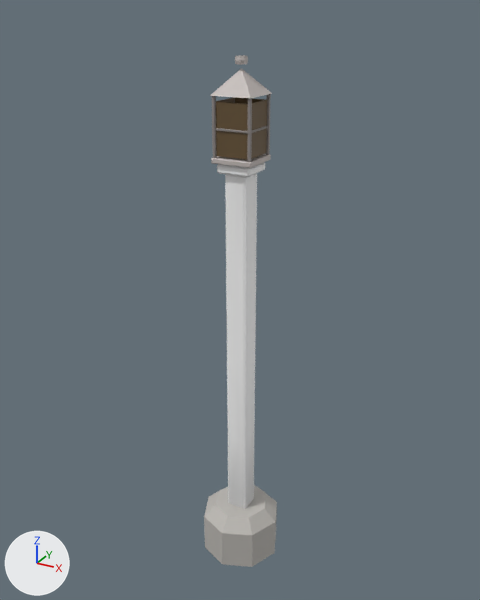
Two versions of the glTF model assets/models/town/lantern_post.glb, one commit apart.
The view is the same before and after, from a 50 mm lens placed at (1.73, -3.16, 3.26), pointed at (-0.04, 0.05, 1.66). The lights are fixed; the arrows at lower left show +X, +Y and +Z. The picture after the commit comes second. Vertices at exactly the same position are counted once.

Names of what the first picture shows: 'bar'.
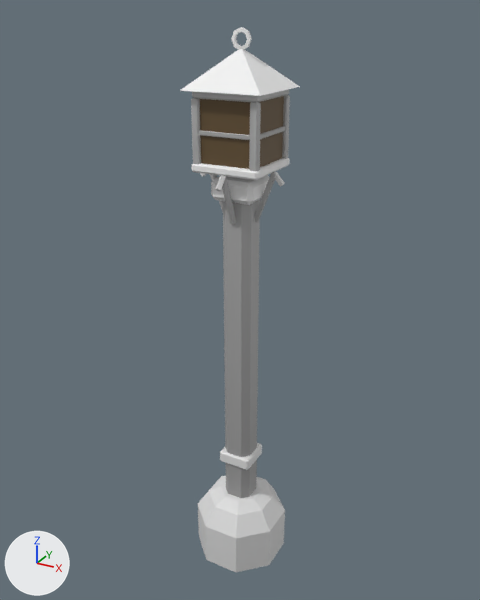
Pixel boxes (x1, y1, x2, y2) of what changed, in the pictures (480 x 600 px; the box of a moved part takes in the faces that stretch with it):
'bar', recoloured, reshaped (64% wider, 6% taller)
    before: (204, 55, 277, 567)
    after: (180, 27, 300, 572)
part 1 of me_cube_008, moved or reshaped
    before: (217, 162, 265, 177)
    after: (220, 443, 262, 470)
part 2 of me_cube_008, moved or reshaped
    before: (211, 154, 271, 168)
    after: (191, 158, 290, 180)
part 3 of me_cube_008, moved or reshaped
    before: (212, 96, 217, 158)
    after: (191, 98, 201, 164)
part 4 of me_cube_008, moved or reshaped
    before: (247, 98, 252, 162)
    after: (249, 102, 261, 171)
part 5 of me_cube_008, moved or reshaped
    before: (266, 94, 271, 155)
    after: (282, 95, 290, 159)
part 6 of me_cube_008, moved or reshaped
    before: (216, 128, 247, 134)
    after: (199, 130, 250, 140)
part 7 of me_cube_008, moved or reshaped
    before: (210, 68, 272, 98)
    after: (180, 49, 300, 96)
part 8 of me_cube_008, added
    after: (211, 175, 271, 205)
part 9 of me_cube_008, added
    after: (260, 96, 284, 167)
part 10 of me_cube_008, added
    after: (199, 99, 251, 169)
part 11 of me_cube_008, rebuilt
    before: (225, 173, 257, 509)
    after: (223, 200, 260, 498)
part 12 of me_cube_008, rebuilt (19% wider, 17% taller)
    before: (204, 485, 277, 567)
    after: (198, 476, 285, 572)
part 13 of me_cube_008, deleted
    before: (216, 55, 268, 159)
part 14 of me_cube_008, added
    after: (192, 27, 289, 225)

Edits to the bpy script that builds the scene:
```text
Change mat_layer_metal:
    where n0 = _N.new('ShaderNodeBsdfPrincipled'); n0.name = 'Principled BSDF'
    add n0.inputs[2].default_value = 0.45  # 'Roughness'
    remove n2 = _N.new('ShaderNodeMix'); n2.name = 'Mix'
    remove n2.data_type = 'RGBA'
    remove n2.blend_type = 'MULTIPLY'
    remove n2.inputs[0].default_value = 1.0  # 'Factor'
    remove n2.inputs[7].default_value = (0.55, 0.5, 0.48, 1.0)  # 'B', light grey #c4bcb8
    where n3 = _N.new('ShaderNodeVertexColor'); n3.name = 'Color Attribute'
    remove _L.new(n2.outputs[2], n0.inputs[0])  # 'Result' to 'Base Color'
    remove _L.new(n3.outputs[0], n2.inputs[6])  # 'Color' to 'A'
    add _L.new(n3.outputs[0], n0.inputs[0])  # 'Color' to 'Base Color'
Add mat_layer_linen_001:
    mat_layer_linen_001 = bpy.data.materials.new('layer_linen.001')
    # nodes: BsdfPrincipled, Mix, OutputMaterial, VertexColor
    # colours: pale yellow #ffffe7, mixed with the vertex colours
Add mat_layer_flagstone:
    mat_layer_flagstone = bpy.data.materials.new('layer_flagstone')
    mat_layer_flagstone.use_nodes = True; mat_layer_flagstone.node_tree.nodes.clear()
    _N = mat_layer_flagstone.node_tree.nodes; _L = mat_layer_flagstone.node_tree.links
    n0 = _N.new('ShaderNodeBsdfPrincipled'); n0.name = 'Principled BSDF'
    n1 = _N.new('ShaderNodeOutputMaterial'); n1.name = 'Material Output'
    n2 = _N.new('ShaderNodeVertexColor'); n2.name = 'Color Attribute'
    _L.new(n0.outputs[0], n1.inputs[0])  # 'BSDF' to 'Surface'
    _L.new(n2.outputs[0], n0.inputs[0])  # 'Color' to 'Base Color'
Add mat_layer_timber:
    mat_layer_timber = bpy.data.materials.new('layer_timber')
    mat_layer_timber.use_nodes = True; mat_layer_timber.node_tree.nodes.clear()
    _N = mat_layer_timber.node_tree.nodes; _L = mat_layer_timber.node_tree.links
    n0 = _N.new('ShaderNodeBsdfPrincipled'); n0.name = 'Principled BSDF'
    n1 = _N.new('ShaderNodeOutputMaterial'); n1.name = 'Material Output'
    n2 = _N.new('ShaderNodeVertexColor'); n2.name = 'Color Attribute'
    _L.new(n0.outputs[0], n1.inputs[0])  # 'BSDF' to 'Surface'
    _L.new(n2.outputs[0], n0.inputs[0])  # 'Color' to 'Base Color'
Change me_cube_008:
    remove me_cube_008.from_pydata(...)  # 525 vertices, 964 faces; spans x -0.26..0.26, y -0.26..0.26, z -0.15..3.04
    add me_cube_008.from_pydata(...)  # 500 vertices, 886 faces; spans x -0.28..0.28, y -0.28..0.28, z -0.15..3.17
    me_cube_008 part 1: the loose piece of 24 vertices spanning x -0.1..0.1, y -0.1..0.1, z 2.44..2.5 is scaled about its middle by (1.05, 1.05, 1.77), then moved by (0.0, 0.0, -1.88), in mat_layer_metal
    me_cube_008 part 2: the loose piece of 24 vertices spanning x -0.12..0.12, y -0.12..0.12, z 2.5..2.53 is scaled about its middle by (1.65, 1.65, 1.49), then moved by (0.0, 0.0, -0.03)
    me_cube_008 part 3: the loose piece of 24 vertices spanning x -0.11..-0.1, y -0.11..-0.1, z 2.53..2.85 is scaled about its middle by (2.55, 2.55, 1.05), then moved by (-0.07, -0.07, -0.02)
    me_cube_008 part 4: the loose piece of 24 vertices spanning x 0.1..0.11, y -0.11..-0.1, z 2.53..2.85 is scaled about its middle by (2.55, 2.55, 1.05), then moved by (0.07, -0.07, -0.02)
    me_cube_008 part 5: the loose piece of 24 vertices spanning x 0.1..0.11, y 0.1..0.11, z 2.53..2.85 is scaled about its middle by (2.55, 2.55, 1.05), then moved by (0.07, 0.07, -0.02)
    me_cube_008 part 6: the loose piece of 24 vertices spanning x -0.09..0.09, y -0.11..-0.1, z 2.67..2.69 is scaled about its middle by (-1.79, -1.29, 2.12), then moved by (0.0, -0.07, -0.01)
    me_cube_008 part 7: the loose piece of 5 vertices spanning x -0.12..0.12, y -0.12..0.12, z 2.85..2.98 is scaled about its middle by (1.91, 1.91, 1.54), then moved by (0.0, 0.0, 0.07)
    me_cube_008 part 8: the loose piece of 24 vertices spanning x -0.1..0.1, y -0.1..0.1, z 2.44..2.5 is copied, and the copy is scaled about its middle by (1.22, 1.22, 2.37), then moved by (0.0, 0.0, -0.11), in mat_layer_timber; it spans x -0.13..0.13, y -0.13..0.13, z 2.3..2.42
    me_cube_008 part 9: a new loose piece, a box spanning x 0.166..0.174, y -0.15..0.15, z 2.51..2.84, in mat_glow_horn
    me_cube_008 part 10: a new loose piece, a box spanning x -0.15..0.15, y -0.174..-0.166, z 2.51..2.84, in mat_glow_horn
    me_cube_008 part 11: the loose piece of 152 vertices spanning x -0.07..0.07, y -0.07..0.07, z 0.15..2.45 is rebuilt with 16 vertices and now spans x -0.09..0.09, y -0.09..0.09, z 0.2..2.38, in mat_layer_timber
    me_cube_008 part 12: the loose piece of 25 vertices spanning x -0.26..0.26, y -0.26..0.26, z -0.15..0.2 is rebuilt with 33 vertices and now spans x -0.28..0.28, y -0.28..0.28, z -0.15..0.3
    me_cube_008 part 13: 7 loose pieces with 120 vertices, spanning x -0.11..0.11, y -0.1..0.1, z 2.54..3.04, are deleted
    me_cube_008 part 14: 168 vertices added at x -0.26..0.26, y -0.26..0.26, z 2.17..3.17
    other edits to the shape of me_cube_008 do not show in these pictures
    remove me_cube_008.materials.append(mat_layer_stone)
    remove me_cube_008.materials.append(mat_layer_cladding_001)
    add me_cube_008.materials.append(mat_layer_flagstone)
    add me_cube_008.materials.append(mat_layer_timber)
    add me_cube_008.materials.append(mat_layer_linen_001)
```
